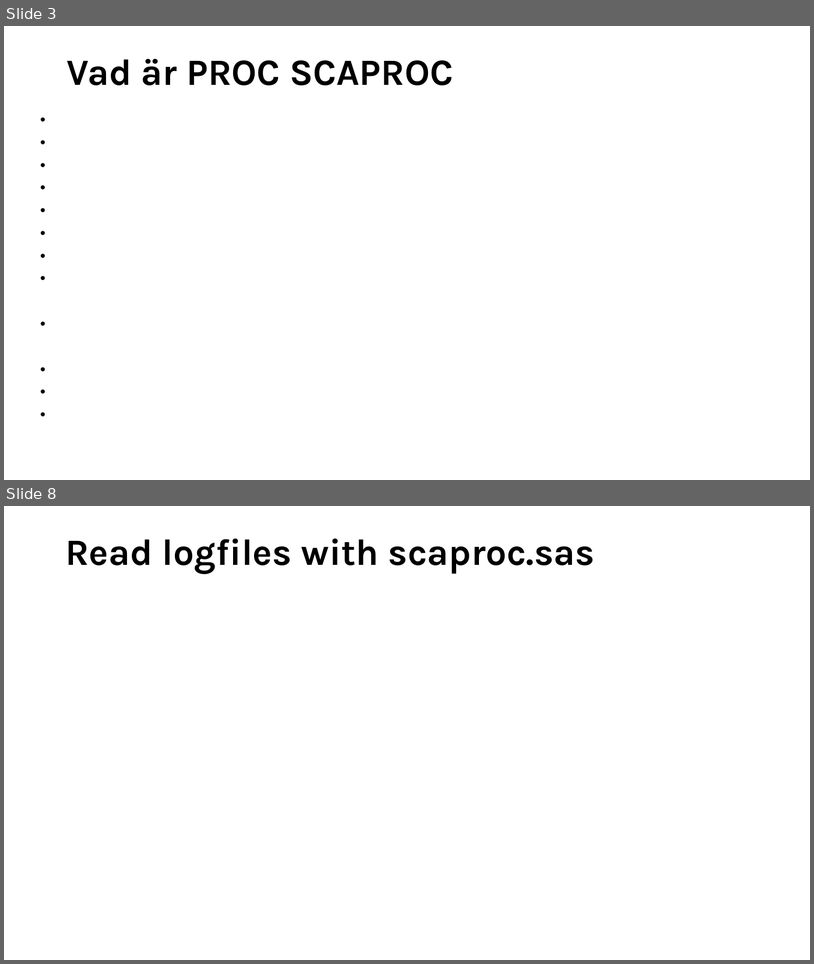
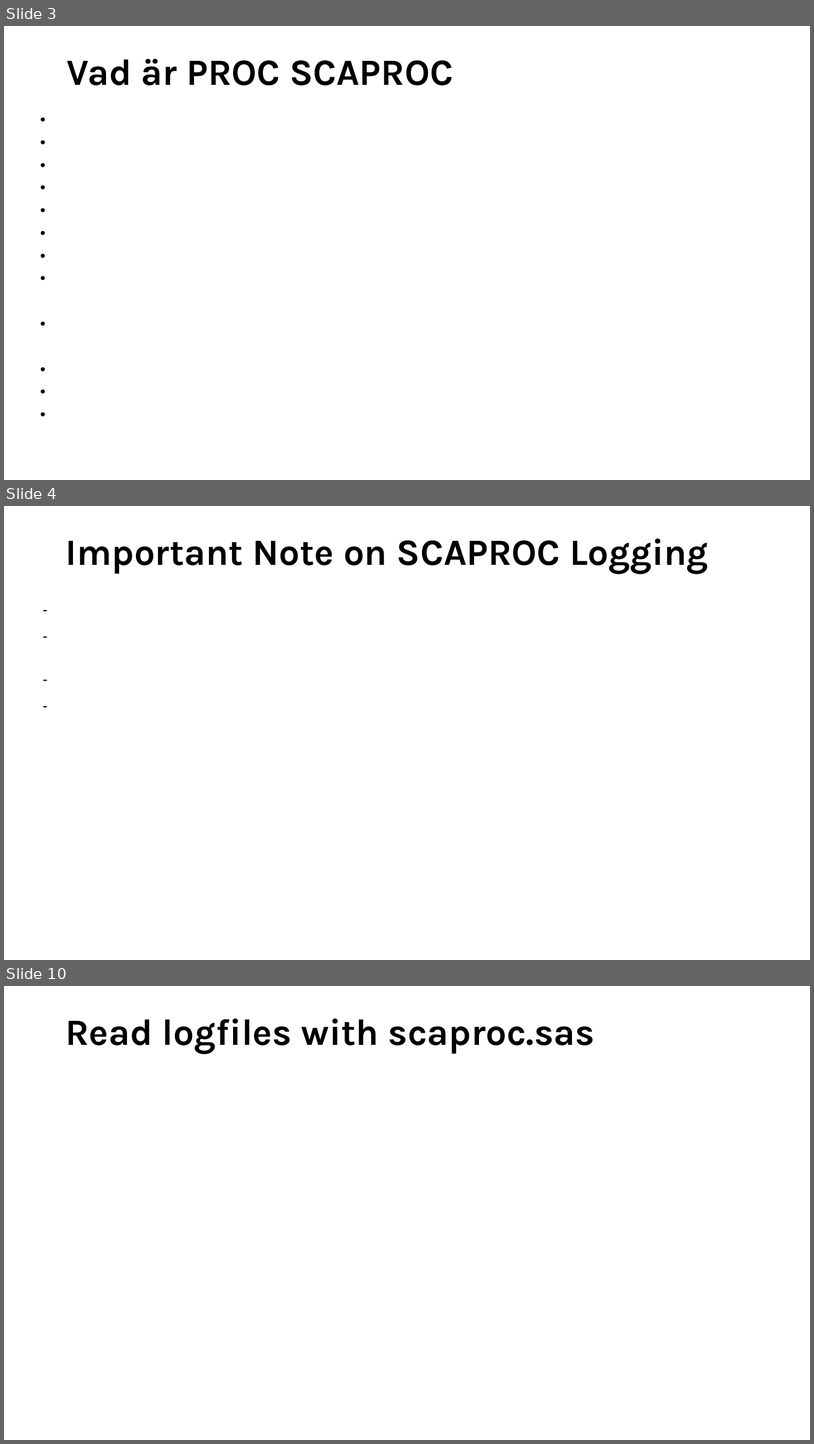
Before and after one commit to FSchwertfeger/Scaproc, a slide deck: proc scaproc.ppt. Shown one above the other, each under a label of ours: slides 3 and 8 before the commit, slides 3, 4 and 10 after it; the slides between them are not shown. The pictures are 814x964 and 814x1444 pixels, drawn with LibreOffice and Linux fonts; fonts in the diff are those of the drawing. Boxes give left, top, right and bottom in pixels: in the first picture for what was removed or moved away, otherwise in the second. Text is boxed around its words. In the diff, an @@ line names an element or a change of style, - is before the commit and + after.

```diff
--- a/proc scaproc.ppt
+++ b/proc scaproc.ppt
@@ slide 4 added at (x1=4, y1=506, x2=810, y2=960), background #FFFFFF @@
@@ title added at (x1=65, y1=538, x2=708, y2=574), 44 pt, text #000000, bold @@
+Important Note on SCAPROC Logging
@@ what was slide 8 is now slide 10 @@
```
Also in this commit, not shown: 4 slides changed, 3 other slides added, 2 slides removed, 1 other file.
